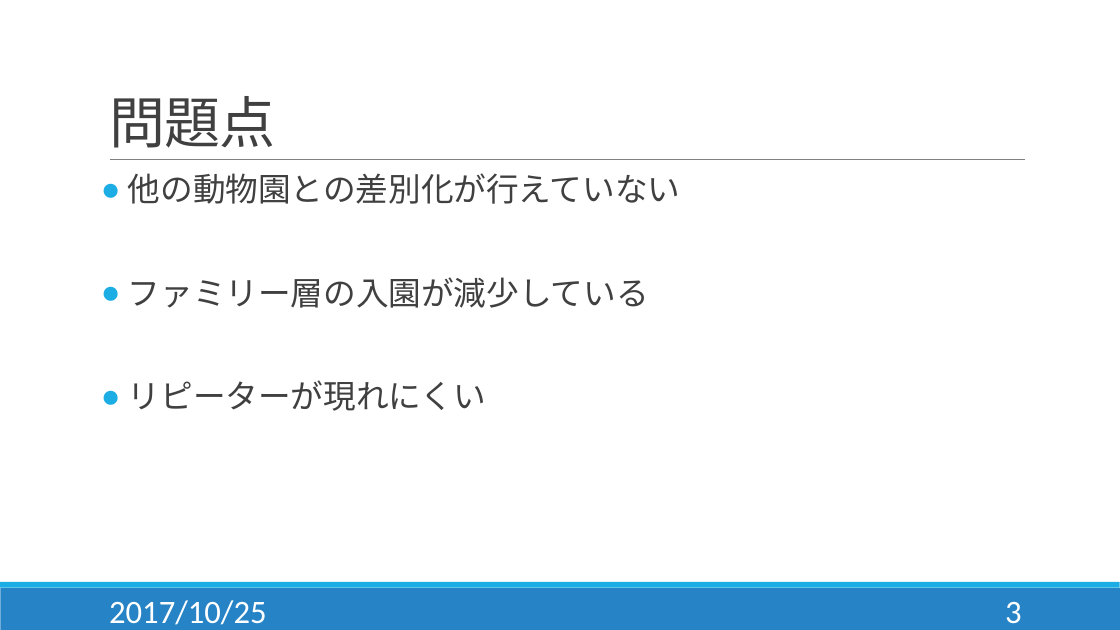
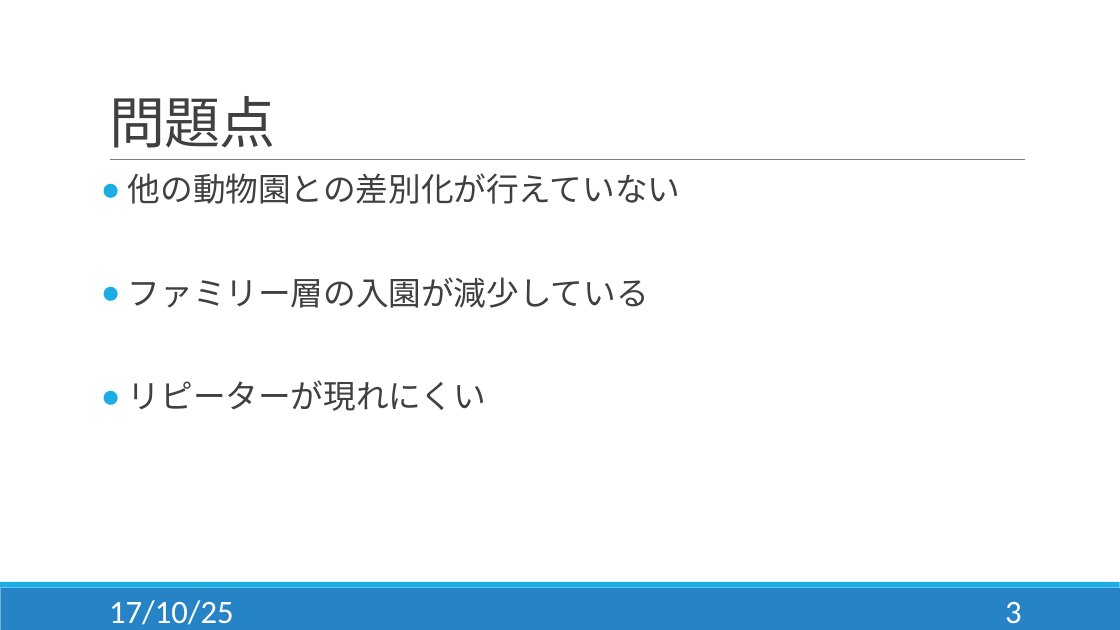
Before and after one commit to Hamato190360c/Siesta, a slide deck: slide 3 of 提案書発表/システム提案書_発表.pptx. Drawn at 1120x630 pixels with LibreOffice and Linux fonts; fonts in the diff are those of the drawing. Boxes give left, top, right and bottom in pixels: in the first picture for what was removed or moved away, otherwise in the second. Text is boxed around its words. In the diff, an @@ line names an element or a change of style, - is before the commit and + after.

```diff
--- a/提案書発表/システム提案書_発表.pptx
+++ b/提案書発表/システム提案書_発表.pptx
@@ text at [109, 600, 233, 625]: text changed @@
-2017/10/25
+17/10/25
```
Also in this commit, not shown: 20 other slides changed.
